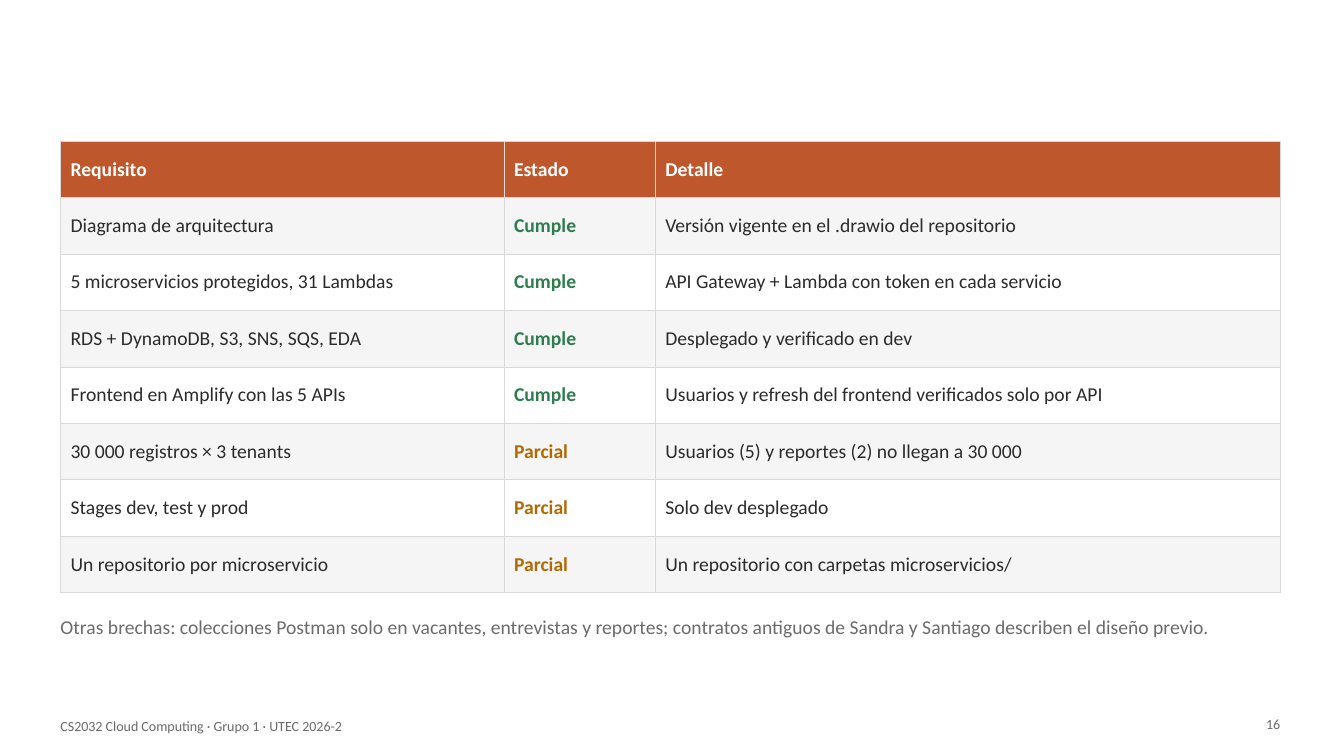
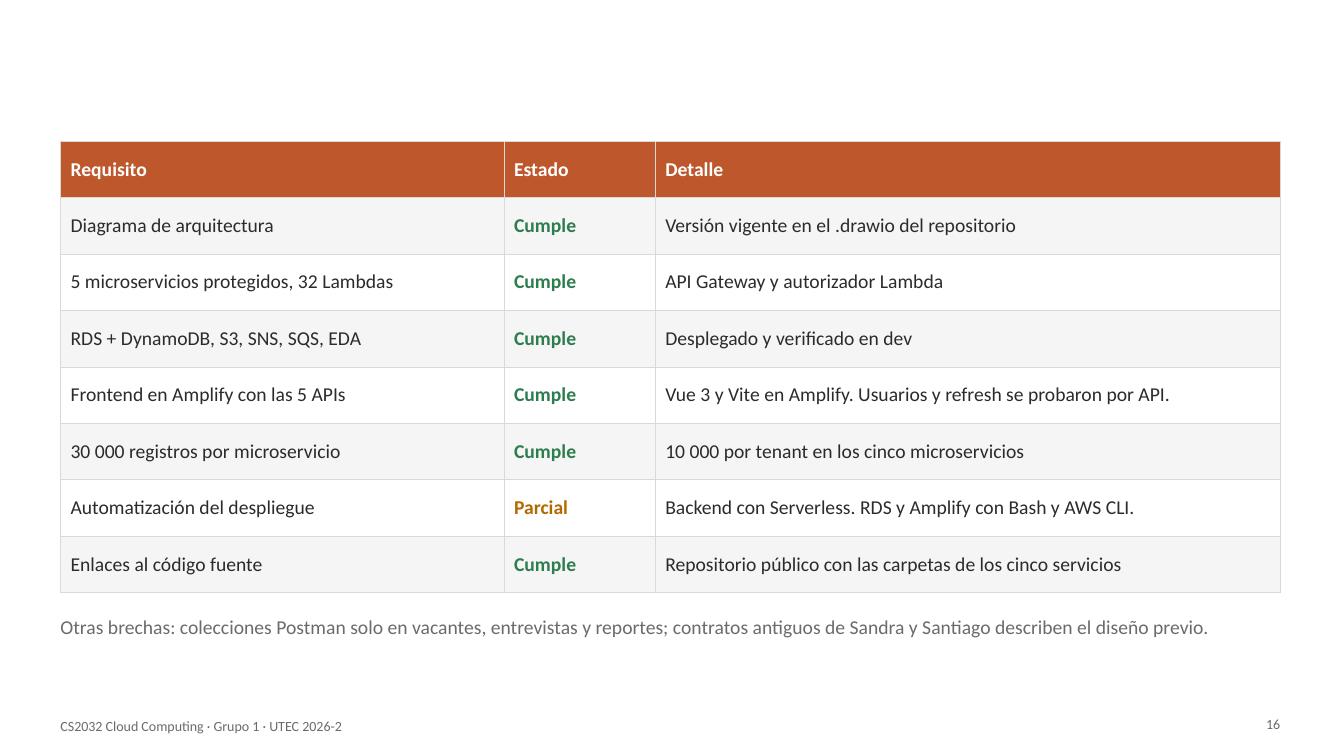
Before and after one commit to santiagodavila-ops/Proyecto-Final-Cloud-Computing-v2, a slide deck: slide 16 of presentacion/Presentacion_CS2032_Grupo1.pptx. Drawn at 1344x756 pixels with LibreOffice and Linux fonts; fonts in the diff are those of the drawing. Boxes give left, top, right and bottom in pixels: in the first picture for what was removed or moved away, otherwise in the second. Text is boxed around its words. In the diff, an @@ line names an element or a change of style, - is before the commit and + after.

```diff
--- a/presentacion/Presentacion_CS2032_Grupo1.pptx
+++ b/presentacion/Presentacion_CS2032_Grupo1.pptx
@@ table at (x1=60, y1=141, x2=1280, y2=593) @@
-row 3, column 1: 5 microservicios protegidos, 31 Lambdas
+row 3, column 1: 5 microservicios protegidos, 32 Lambdas
-row 3, column 3: API Gateway + Lambda con token en cada servicio
+row 3, column 3: API Gateway y autorizador Lambda
-row 5, column 3: Usuarios y refresh del frontend verificados solo por API
+row 5, column 3: Vue 3 y Vite en Amplify. Usuarios y refresh se probaron por API.
-row 6: 30 000 registros × 3 tenants | Parcial | Usuarios (5) y reportes (2) no llegan a 30 000
+row 6: 30 000 registros por microservicio | Cumple | 10 000 por tenant en los cinco microservicios
-row 7, column 1: Stages dev, test y prod
+row 7, column 1: Automatización del despliegue
-row 7, column 3: Solo dev desplegado
+row 7, column 3: Backend con Serverless. RDS y Amplify con Bash y AWS CLI.
-row 8: Un repositorio por microservicio | Parcial | Un repositorio con carpetas microservicios/
+row 8: Enlaces al código fuente | Cumple | Repositorio público con las carpetas de los cinco servicios
```
Also in this commit, not shown: 15 other slides changed, 2 other files.
